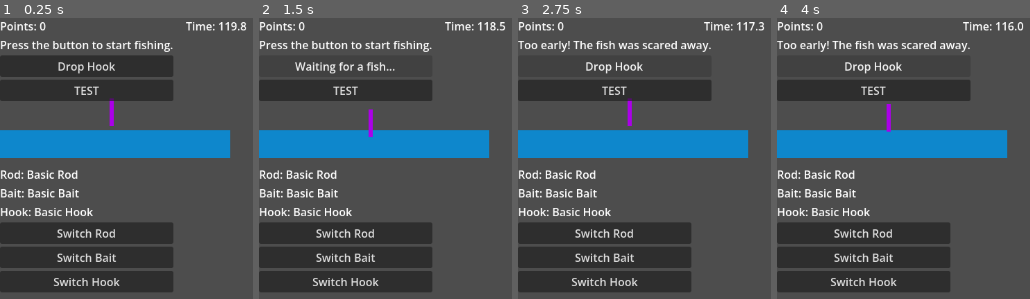
Above: before the commit, frames 1-4 (left to right).
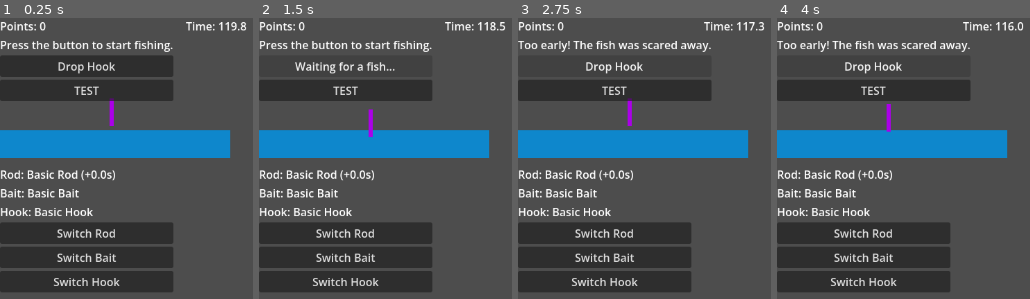
Above: after the commit, the same moments.

Repository: fehudma/godot_projects
Game: Godot game, scene res://Scenes/Main.tscn
The game is run twice, just before and just after one commit, with the same random seed, the same clock (stepped at 60 frames per second) and the same inputs.
Inputs:
- Up to frame 1 (0.25 s): no input
- Up to frame 2 (1.5 s): click "TEST" at 0.5 s; click "Drop Hook" at 1.25 s
- Up to frame 3 (2.75 s): click "Waiting for a fish..." at 2 s
- Up to frame 4 (4 s): click "Drop Hook" at 2.75 s; click "Waiting for a fish..." at 3.5 s

The runs differ from the first frame. In frame 1, 0.2% of the frame differs, in the area x 32-46%, y 54-59%; in frame 2, 0.2%; in frame 3, 0.2%; in frame 4, 0.2%.

Commit message:
changed the test rod to a sturdy rod

Diff:
--- a/Scenes/main.gd
+++ b/Scenes/main.gd
@@ -23,7 +23,7 @@
 
 #============================CONSTs
 const STARTING_SCORE: int = 0
-
+const BASE_CATCH_TIME: float = 2.0
 #============================VARs
 #States
 enum FishingState {
@@ -66,9 +66,9 @@
 	"catch_time_bonus": 0.0
 }
 
-var test_rod: Dictionary = {
-	"name": "Test Rod",
-	"catch_time_bonus": 6.66
+var sturdy_rod: Dictionary = {
+	"name": "Sturdy Rod",
+	"catch_time_bonus": 1.0
 }
 
 #Vars Baits
@@ -133,7 +133,13 @@
 
 #Update equipment labels from variables
 func update_equipment_labels() -> void:
-	rod_label.text = "Rod: " + str(equipped_rod["name"])
+	rod_label.text = (
+	"Rod: "
+	+ str(equipped_rod["name"])
+	+ " (+"
+	+ str(equipped_rod["catch_time_bonus"])
+	+ "s)"
+	)
 	bait_label.text = "Bait: " + str(equipped_bait["name"])
 	hook_label.text = "Hook: " + str(equipped_hook["name"])
 
@@ -158,6 +164,11 @@
 	equipped_bait = owned_baits[selected_bait_index]
 	equipped_hook = owned_hooks[selected_hook_index]
 	update_equipment_labels()
+
+
+#
+func get_rod_catch_time_bonus() -> float:
+	return float(equipped_rod["catch_time_bonus"])
 #============================INIT
 
 func _ready() -> void:
@@ -166,7 +177,7 @@
 	randomize()
 
 	owned_rods.append(basic_rod)
-	owned_rods.append(test_rod)
+	owned_rods.append(sturdy_rod)
 	owned_baits.append(basic_bait)
 	owned_baits.append(test_bait)
 	owned_hooks.append(basic_hook)
@@ -239,7 +250,7 @@
 	status_label.text = "A fish is biting! Raise the hook!"
 	action_button.text = "Raise the hook!"
 
-	catch_timer.start(2.0)
+	catch_timer.start(BASE_CATCH_TIME + get_rod_catch_time_bonus())
 
 
 func _on_catch_timer_timeout() -> void:
@@ -265,35 +276,34 @@
 	action_button.disabled = true
 	status_label.text = "The session is over"
 
-
+func _on_switch_rod_button_pressed() -> void:
+	selected_rod_index += 1
+
+	if selected_rod_index >= owned_rods.size():
+		selected_rod_index = 0
+
+	equip_rod(owned_rods[selected_rod_index])
+
+#selected_bait_index
+func _on_switch_bait_button_pressed() -> void:
+	selected_bait_index += 1
+
+	if selected_bait_index >= owned_baits.size():
+		selected_bait_index = 0
+
+	equip_bait(owned_baits[selected_bait_index])
+
+
+func _on_switch_hook_button_pressed() -> void:
+	selected_hook_index += 1
+
+	if selected_hook_index >= owned_hooks.size():
+		selected_hook_index = 0
+
+	equip_hook(owned_hooks[selected_hook_index])
+
+#============================TEST BUTTON
 func _on_test_button_pressed() -> void:
 	#print("Session timer started: ", session_timer.time_left)
 	print("***")
-	print(selected_rod_index)
-
-
-func _on_switch_rod_button_pressed() -> void:
-	selected_rod_index += 1
-
-	if selected_rod_index >= owned_rods.size():
-		selected_rod_index = 0
-
-	equip_rod(owned_rods[selected_rod_index])
-
-#selected_bait_index
-func _on_switch_bait_button_pressed() -> void:
-	selected_bait_index += 1
-
-	if selected_bait_index >= owned_baits.size():
-		selected_bait_index = 0
-
-	equip_bait(owned_baits[selected_bait_index])
-
-
-func _on_switch_hook_button_pressed() -> void:
-	selected_hook_index += 1
-
-	if selected_hook_index >= owned_hooks.size():
-		selected_hook_index = 0
-
-	equip_hook(owned_hooks[selected_hook_index])
+	print(get_rod_catch_time_bonus())
